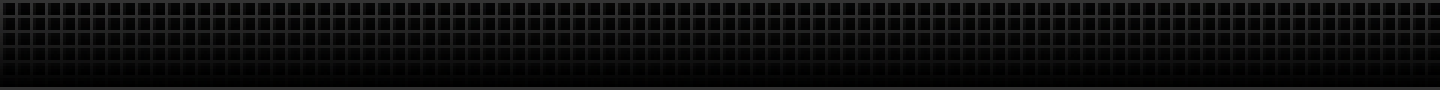
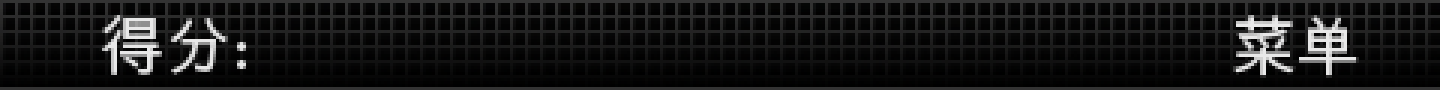
The second (1440, 90) image is a revision of the first. Changes to its layers:
added layer "Menu - zh" above "Skill:" over (x1=1233, y1=15, x2=1359, y2=78)
renamed "Score:" to "Score: - zh", showed it, painted on it over (x1=99, y1=15, x2=246, y2=75)
